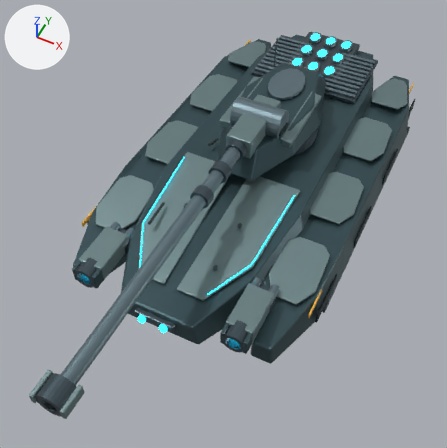
The glTF model assets/hover-tank/mork_hover_tank_d1.glb as it was, and as the next commit left it.
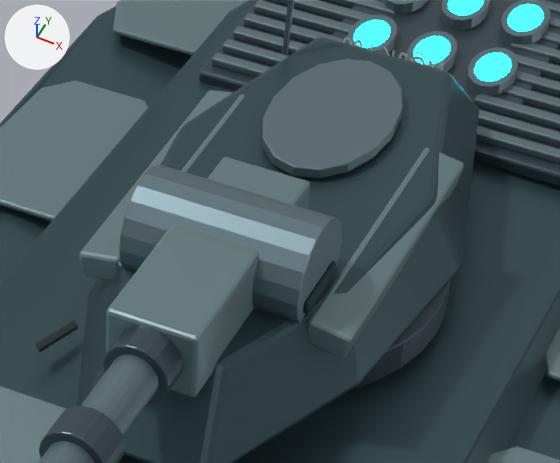
Each version is shown whole from a 50 mm camera at (4.29, -11.22, 11.44) aimed at (0.07, -2.76, 0.88), then close up on the part from 44% to 78% of the width and 12% to 39% of the height. Arrows for +X, +Y and +Z are at upper left; the lights stay in place. The last two pictures show the newer version. Where no turn or scale is listed for an object, it has been applied to the vertices.

Script lines for the objects in view, before the commit:
```python
me_cube_065 = bpy.data.meshes.new('Cube.065')
me_cube_065.from_pydata(...)  # 512 vertices, 992 faces; spans x -0.53..2.42, y -8.81..1.53, z -0.72..0.09
me_cube_065.materials.append(mat_edge_metal___graphite)  # greyish blue #4d5d65
me_cube_114 = bpy.data.meshes.new('Cube.114')
me_cube_114.from_pydata(...)  # 112 vertices, 216 faces; spans x -0.15..1.67, y -0.97..0.97, z -0.11..0.11
me_cube_114.materials.append(mat_mork_edge_armor___slate)  # greyish cyan #799093
me_magazine_lens_surround_009 = bpy.data.meshes.new('Magazine lens surround.009')
me_magazine_lens_surround_009.from_pydata(...)  # 64 vertices, 128 faces; spans x -0.168..0.168, y -0.26..0.26, z -0.045..0.045
me_magazine_lens_surround_009.materials.append(mat_structural_frame___blue_steel)  # greyish cyan #6f848b
ob_engine_heat_exchanger_002 = bpy.data.objects.new('Engine heat exchanger.002', me_cube_065)
ob_engine_heat_exchanger_002.location = (-0.943, 3.048, 1.53)
ob_magazine_lens_surround_013 = bpy.data.objects.new('Magazine lens surround.013', me_magazine_lens_surround_009)
ob_magazine_lens_surround_013.parent = ob_ammo_port_04
ob_magazine_lens_surround_013.location = (0.0, 0.0, 0.0)
ob_turret_cheek_armor_002 = bpy.data.objects.new('Turret cheek armor.002', me_cube_114)
ob_turret_cheek_armor_002.location = (-0.756, -0.08, 2.234)
# also in view: 'Commander flush hatch.001' at (0.0, 0.83, 2.4); 'Swept glacis armor.002' at (0.0, -3.37, 1.41); 'Tapered nacelle shield.008' at (-2.15, 0.0, 1.15); 'Magazine lens surround.009' at (-0.47, 2.83, 1.66); 'Magazine status lens.011' at (0.47, 2.83, 1.67)
```
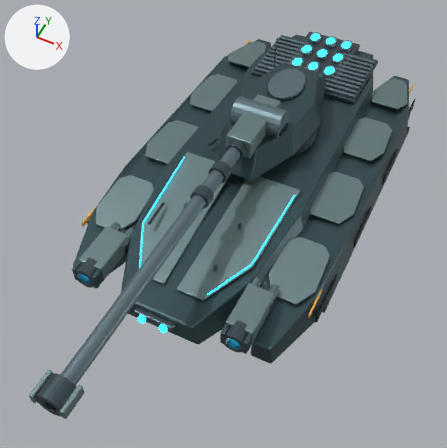
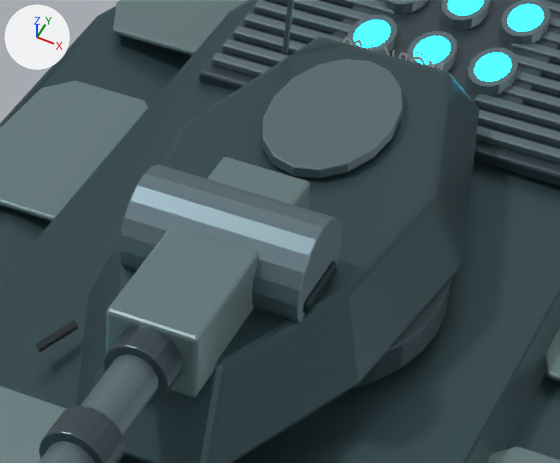
Diff of the bpy script that builds the scene:
```diff
--- a/assets/hover-tank/mork_hover_tank_d1.glb.py
+++ b/assets/hover-tank/mork_hover_tank_d1.glb.py
@@ ob_turret_cheek_armor_002 @@
-ob_turret_cheek_armor_002 = bpy.data.objects.new('Turret cheek armor.002', me_cube_114)
-ob_turret_cheek_armor_002.location = (-0.756, -0.08, 2.234)
```

Pixel boxes (x1, y1, x2, y2) of what changed, in the close-ups (560 x 463 px):
'Turret cheek armor.002', deleted: before (79, 90, 464, 358)
